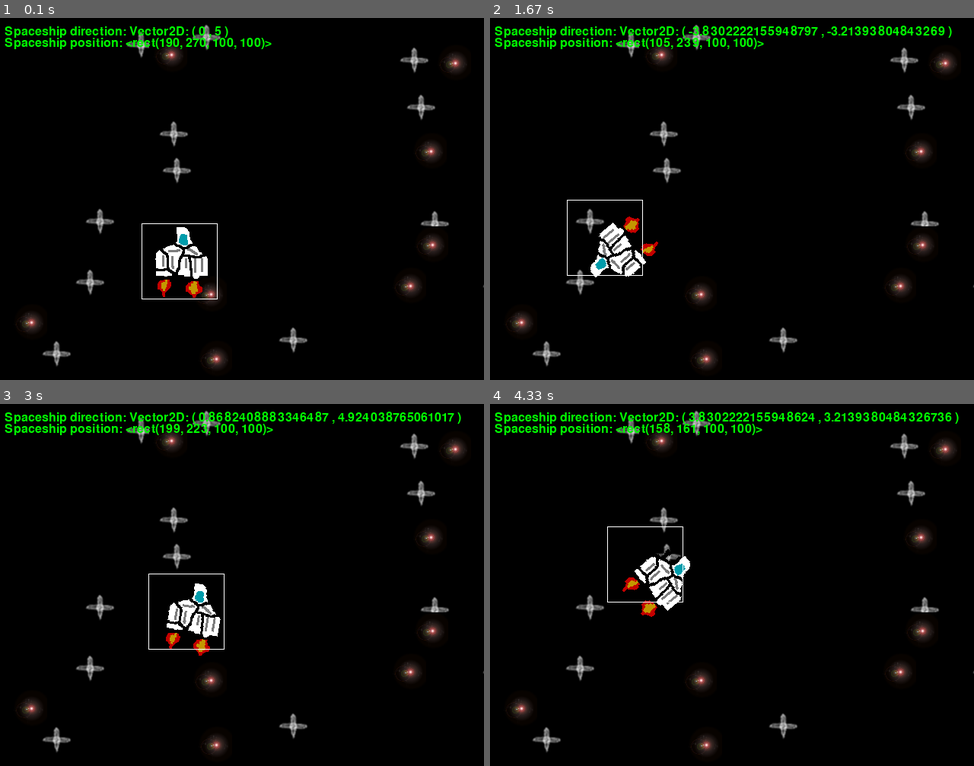
Above: before the commit, frames 1-4 (two rows, left to right).
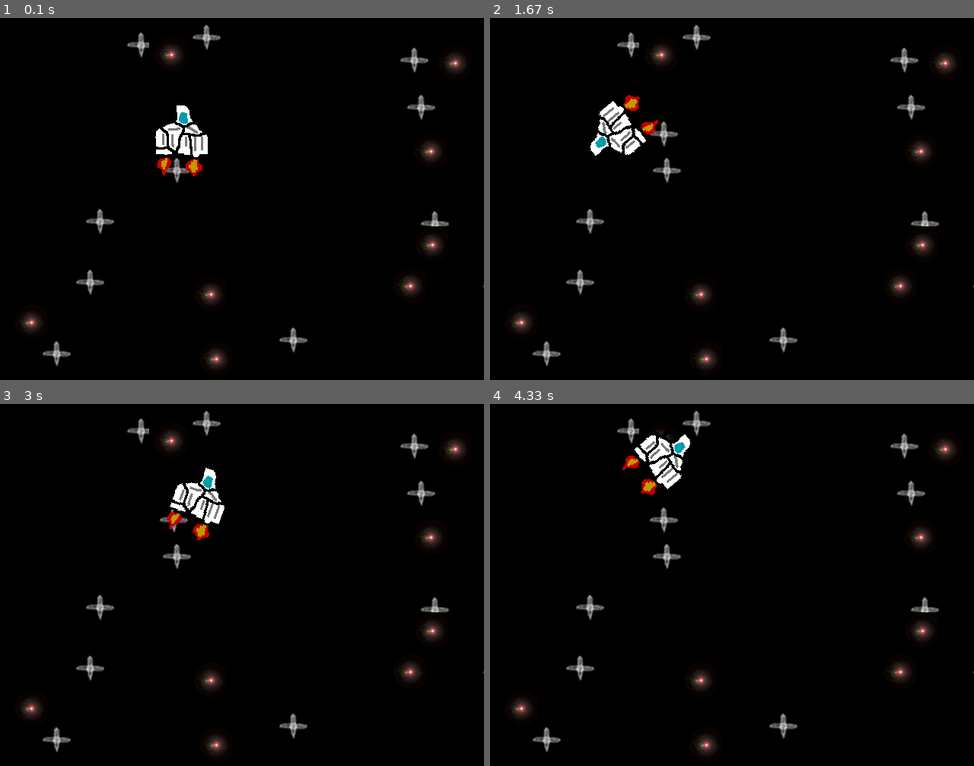
Above: after the commit, the same moments.

Repository: lndl/spaceship-battle
Game: pygame game, started from game.py
The game is run twice, just before and just after one commit, with the same random seed, the same clock (stepped at 60 frames per second) and the same inputs. The source is Python 2; it was converted automatically to run under Python 3.
Inputs:
- Up to frame 1 (0.1 s): no input
- Up to frame 2 (1.67 s): hold Right 0.33-0.8 s; hold Up 0.83-1.13 s; hold Right 1.17-1.63 s
- Up to frame 3 (3 s): hold Left 1.67-2.2 s; hold Down 2.23-2.53 s; hold Left 2.57-2.97 s
- Up to frame 4 (4.33 s): hold Up 3-3.37 s; hold Right 3.4-4.03 s; hold Down from 4.07 s (still down)

The runs differ from the first frame. In frame 1, 3.4% of the frame differs, in the area x 0-57%, y 2-78%; in frame 2, 4.0%; in frame 3, 4.0%; in frame 4, 4.1%, in the area x 0-97%, y 2-59%.

Commit message:
Entities/Sprites separation added

Diff:
--- /dev/null
+++ b/entities.py
@@ -0,0 +1,49 @@
+#  entities.py
+#
+#  Copyright 2013 Lautaro <laudleon@gmail.com>
+#
+#  This program is free software; you can redistribute it and/or modify
+#  it under the terms of the GNU General Public License as published by
+#  the Free Software Foundation; either version 2 of the License, or
+#  (at your option) any later version.
+#
+#  This program is distributed in the hope that it will be useful,
+#  but WITHOUT ANY WARRANTY; without even the implied warranty of
+#  MERCHANTABILITY or FITNESS FOR A PARTICULAR PURPOSE.  See the
+#  GNU General Public License for more details.
+#
+#  You should have received a copy of the GNU General Public License
+#  along with this program; if not, write to the Free Software
+#  Foundation, Inc., 51 Franklin Street, Fifth Floor, Boston,
+#  MA 02110-1301, USA.
+#
+#
+
+import pygame
+
+from config import ConfigManager
+from utils  import *
+from vector import Vector2D
+
+WIDTH, HEIGHT = ConfigManager.get("resolution")
+
+class Ship():
+  '''
+  Ship class (model)
+  '''
+
+  def __init__(self):
+    self.center = Vector2D(HEIGHT / 2, WIDTH / 2)
+    self.direction = Vector2D(0,5) #Heading to 90 degrees
+
+  def moveForward(self):
+    self.center += self.direction
+
+  def moveBackward(self):
+    self.center -= self.direction
+
+  def rotateLeft(self):
+    self.direction = self.direction.rotate(10)
+
+  def rotateRight(self):
+    self.direction = self.direction.rotate(-10)
--- a/game.py
+++ b/game.py
@@ -20,12 +20,15 @@
 #
 
 import pygame
-from event         import *
+
+from events        import *
+from sprites       import *
+from entities      import *
+from utils         import *
+
 from event_manager import EventManager
-from ship          import Ship
 from config        import ConfigManager
 from space         import Space
-from utils         import *
 
 
 class Game:
@@ -48,6 +51,7 @@
 
   def __createEntities(self):
     self.ship = Ship()
+    self.sprites = [ShipSprite(self.ship)]
     self.space = Space(Game.RES)
 
   def __setEventWireline(self):
@@ -78,19 +82,8 @@
   def updateDisplay(self):
     self.screen.fill(BLACK)
     self.screen.blit(self.space, self.space.rect)
-    self.screen.blit(self.ship.image, self.ship.rect)
-    if __debug__:
-      #print "Debug mode: Draw sprite's rects"
-      pygame.draw.rect(self.screen, WHITE, self.ship.rect, 1)
-      #print "Debug mode: Draw statistics"
-      font = pygame.font.Font(None, 24)
-      speedMsg = "Spaceship direction: " + str(self.ship.direction)
-      posMsg = "Spaceship position: " + str(self.ship.rect)
-      textS = font.render(speedMsg, 1, GREEN)
-      textP = font.render(posMsg, 1, GREEN)
-      self.screen.blit(textS, (10,10))
-      self.screen.blit(textP, (10,25))
-
+    for sprite in self.sprites:
+      sprite.render(self.screen)
     pygame.display.flip()
     # pygame.display.update(self.ship.rect)
     pygame.time.wait(1000 / 60)
--- a/ship.py
+++ b/sprites.py
@@ -1,4 +1,4 @@
-#  ship.py
+#  sprites.py
 #
 #  Copyright 2013 Lautaro <laudleon@gmail.com>
 #
@@ -22,25 +22,30 @@
 import pygame
 
 from config import ConfigManager
-from utils import *
 from vector import Vector2D
+from utils  import *
 
 WIDTH, HEIGHT = ConfigManager.get("resolution")
 
-class Ship(pygame.sprite.Sprite):
+class ShipSprite(pygame.sprite.Sprite):
   '''
   Ship class (sprite)
   '''
 
-  def __init__ (self):
+  def __init__(self, model):
     pygame.sprite.Sprite.__init__(self)
+    self.model = model
     self.image = load_image("ship.png")
-    self.rect = self.image.get_rect()
-    self.center = Vector2D(HEIGHT / 2, WIDTH / 2)
-    self.rect.center = self.center.toPoint()
-    self.direction = Vector2D(0,5) #Heading to 90 degrees
+    self.rect  = self.image.get_rect()
     self.iImage = 90 / 10
     self.__initImageCache()
+
+  def render(self, screen):
+    xRenderCoord = (self.model.center.x, 480 - self.model.center.y)
+    self.rect.center = xRenderCoord
+    self.iImage = int(self.model.direction.angle() / 10)
+    self.image = self.cachedImages[self.iImage]
+    screen.blit(self.image, self.rect)
 
   def __initImageCache(self):
     '''
@@ -51,21 +56,3 @@
     for angle in range(0,360,10):
       self.cachedImages += \
       [pygame.transform.rotate(self.image, (angle - 90))]
-
-  def moveForward(self):
-    self.center += self.direction.invY()
-    self.rect.center = self.center.toPoint()
-
-  def moveBackward(self):
-    self.center -= self.direction.invY()
-    self.rect.center = self.center.toPoint()
-
-  def rotateLeft(self):
-    self.iImage = (self.iImage + 1) % (360 / 10)
-    self.direction = self.direction.rotate(10)
-    self.image = self.cachedImages[self.iImage]
-
-  def rotateRight(self):
-    self.iImage = (self.iImage - 1) % (360 / 10)
-    self.direction = self.direction.rotate(-10)
-    self.image = self.cachedImages[self.iImage]
--- a/vector.py
+++ b/vector.py
@@ -105,14 +105,15 @@
 
   def angle(self):
     '''
-    Return the angle between x-axis and this vector
+    Return the angle between x-axis and this vector.
+    The range return value is [0,360)
     '''
-    if self.x > self.y:
-      radAngle = math.acos(1 / self.x)
-      return radAngle / math.pi * 180
+    radAngle = math.acos(self.x / self.magnitude())
+    degreeAngle = radAngle / math.pi * 180 #in [0,180)
+    if self.y >= 0: return degreeAngle
     else:
-      radAngle = math.asin(1 / self.y)
-      return radAngle / math.pi * 180
+      if degreeAngle == 0: return 0
+      else: return 360 - (radAngle / math.pi * 180)
 
   def __str__(self):
     '''
Renamed: event.py -> events.py
